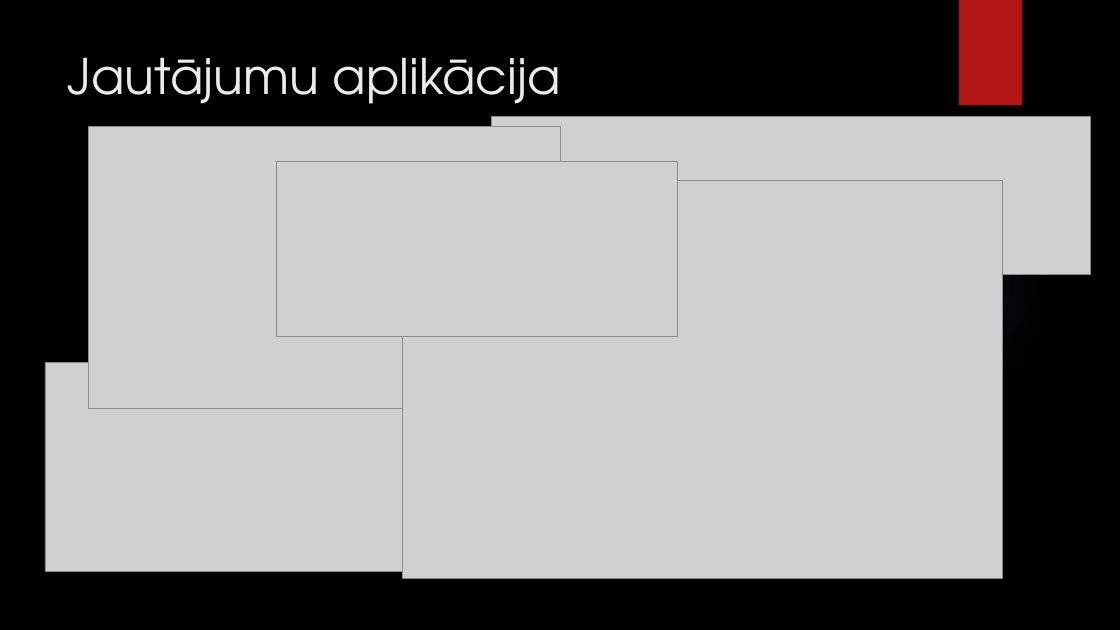
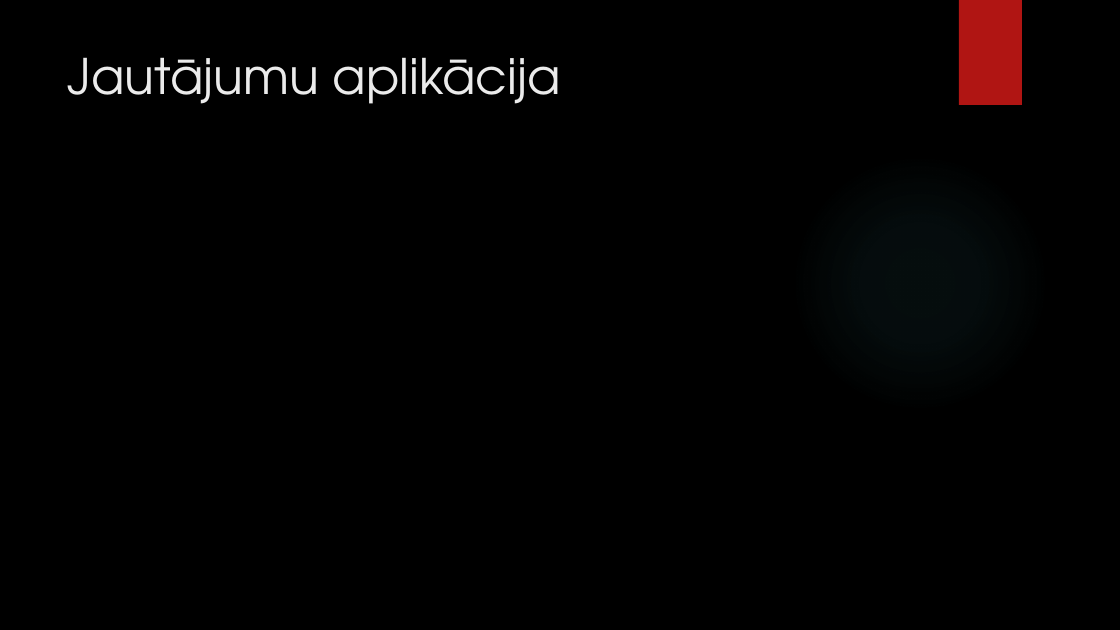
Before and after one commit to Edzhons/eksamens-krumins, a slide deck: slide 6 of macibu_materiali/eksamens_krumins.pptx. Drawn at 1120x630 pixels with LibreOffice and Linux fonts; fonts in the diff are those of the drawing; grey boxes stand for pictures; background and template pictures are left out. Boxes give left, top, right and bottom in pixels: in the first picture for what was removed or moved away, otherwise in the second. Text is boxed around its words. In the diff, an @@ line names an element or a change of style, - is before the commit and + after.

```diff
--- a/macibu_materiali/eksamens_krumins.pptx
+++ b/macibu_materiali/eksamens_krumins.pptx
@@ picture removed at [492, 117, 1091, 275] @@
@@ picture removed at [88, 126, 560, 408] @@
@@ picture removed at [276, 161, 678, 337] @@
@@ picture removed at [402, 180, 1002, 578] @@
@@ picture removed at [45, 362, 627, 571] @@
```
Also in this commit, not shown: 1 other slide changed, 1 slide added, 1 other file.
